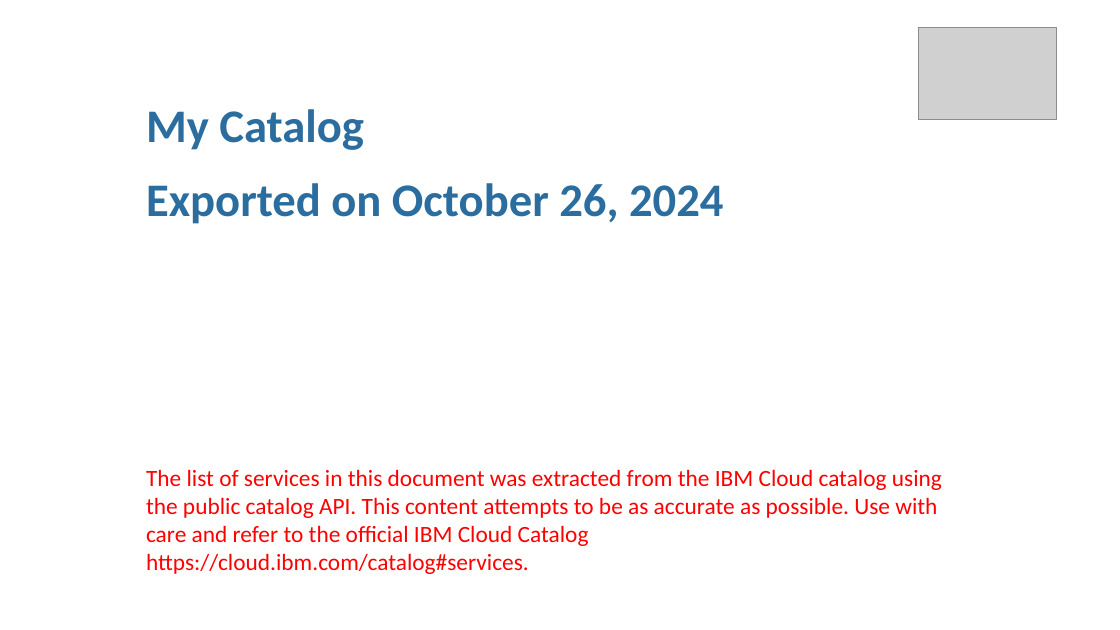
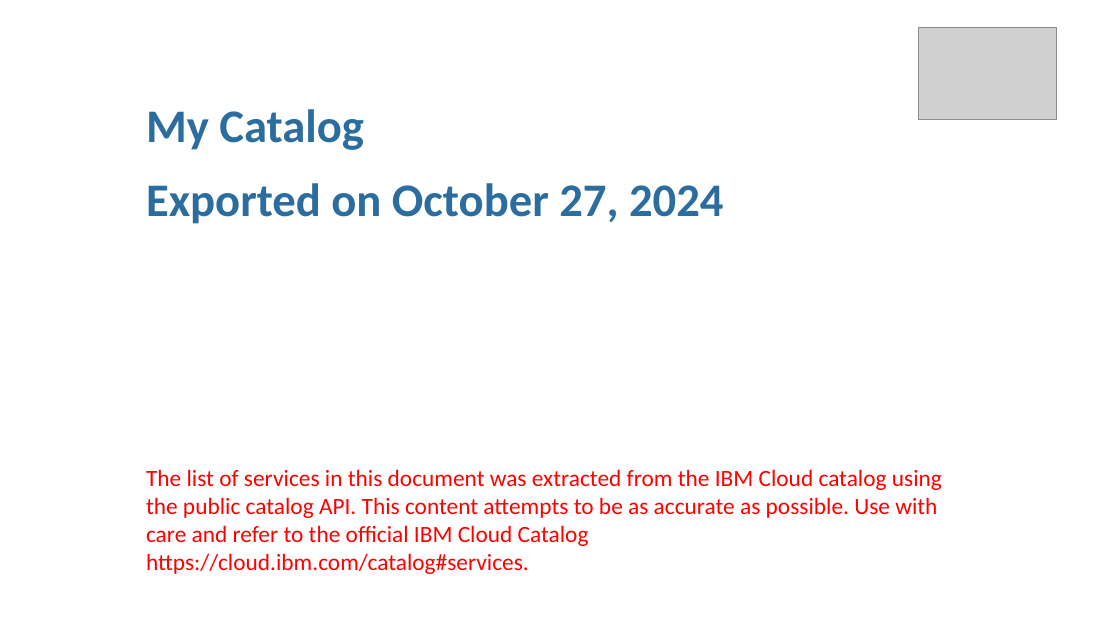
Before and after one commit to l2fprod/mycatalog, a slide deck: slide 1 of docs/generated/mycatalog.pptx. Drawn at 1120x630 pixels with LibreOffice and Linux fonts; fonts in the diff are those of the drawing; grey boxes stand for pictures. Boxes give left, top, right and bottom in pixels: in the first picture for what was removed or moved away, otherwise in the second. Text is boxed around its words. In the diff, an @@ line names an element or a change of style, - is before the commit and + after.

```diff
--- a/docs/generated/mycatalog.pptx
+++ b/docs/generated/mycatalog.pptx
@@ text at <box>146,183,723,224</box>: text changed @@
-Exported on October 26, 2024
+Exported on October 27, 2024
```
Also in this commit, not shown: 7 other files.
